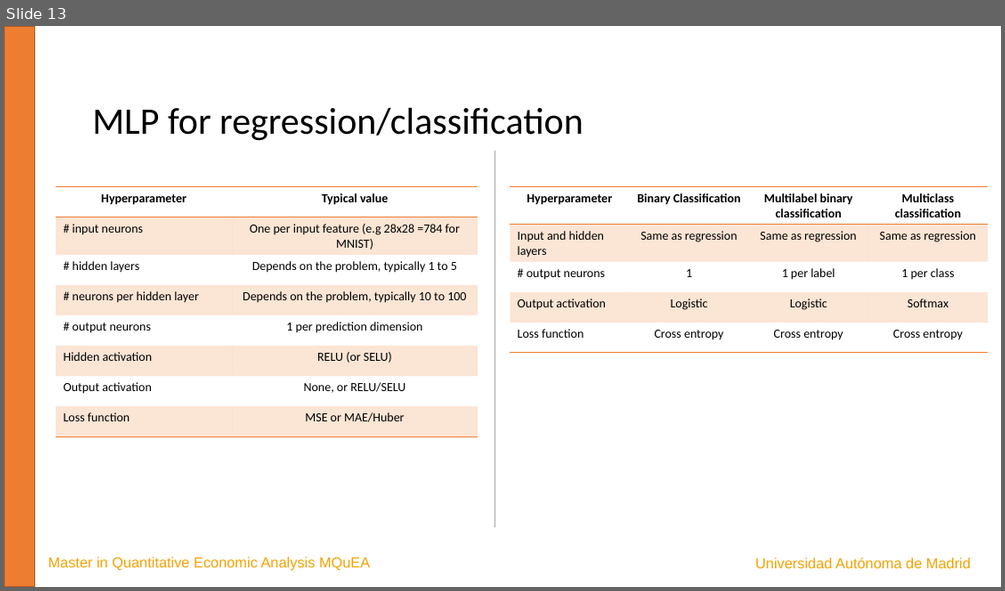
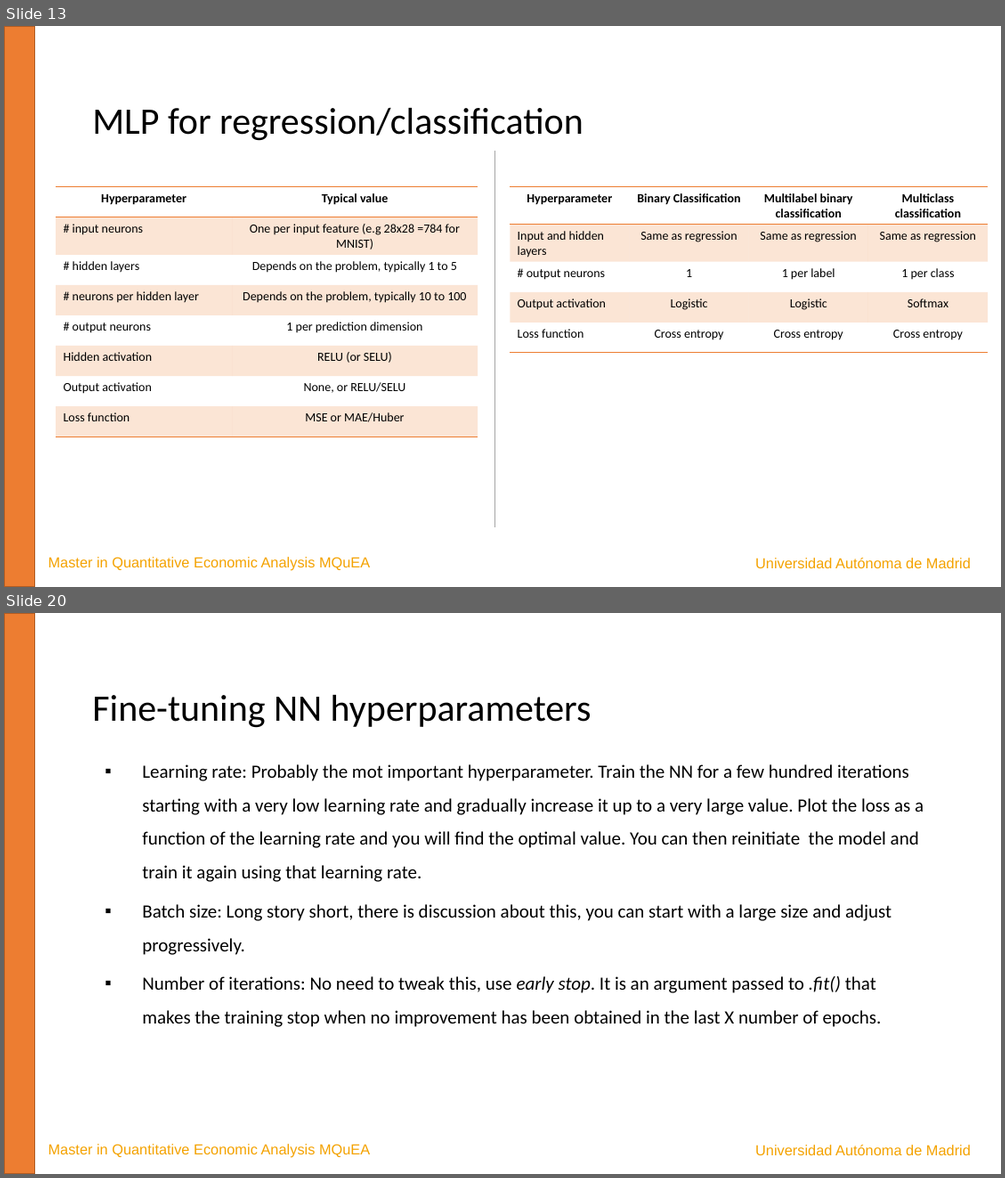
Before and after one commit to JavierBas/IMLEF-MQuEA, a slide deck: Course content/Slides/Topic 6 - Artificial Neural Networks.pptx. Shown one above the other, each under a label of ours: slide 13 before the commit, slides 13 and 20 after it; the slides between them are not shown. The pictures are 1005x591 and 1005x1178 pixels, drawn with LibreOffice and Linux fonts; fonts in the diff are those of the drawing. Boxes give left, top, right and bottom in pixels: in the first picture for what was removed or moved away, otherwise in the second. Text is boxed around its words. In the diff, an @@ line names an element or a change of style, - is before the commit and + after.

```diff
--- a/Course content/Slides/Topic 6 - Artificial Neural Networks.pptx
+++ b/Course content/Slides/Topic 6 - Artificial Neural Networks.pptx
@@ slide 20 added at (4, 613, 1001, 1174), background #FFFFFF @@
@@ rectangle added at (4, 613, 34, 1174), fill #ED7D31, outline #AF5C24 1 pt @@
@@ text added at (92, 695, 591, 728), 36 pt, text #000000 @@
+Fine-tuning NN hyperparameters
@@ text added at (142, 764, 923, 1027), 18 pt, text #000000 @@
+  ▪ Learning rate: Probably the mot important hyperparameter. Train the NN for a few hundred iterations starting with a very low learning rate and gradually increase it up to a very large value. Plot the loss as a function of the learning rate and you will find the optimal value. You can then reinitiate the model and train it again using that learning rate.
+  ▪ Batch size: Long story short, there is discussion about this, you can start with a large size and adjust progressively.
+  ▪ Number of iterations: No need to tweak this, use early stop. It is an argument passed to .fit() that makes the training stop when no improvement has been obtained in the last X number of epochs.
@@ text added at (48, 1143, 370, 1158), 14 pt, text #F4A200 @@
+Master in Quantitative Economic Analysis MQuEA
@@ text added at (755, 1144, 971, 1155), 14 pt, text #F4A200 @@
+Universidad Autónoma de Madrid
```
Also in this commit, not shown: 6 other slides added, 2 other files.
